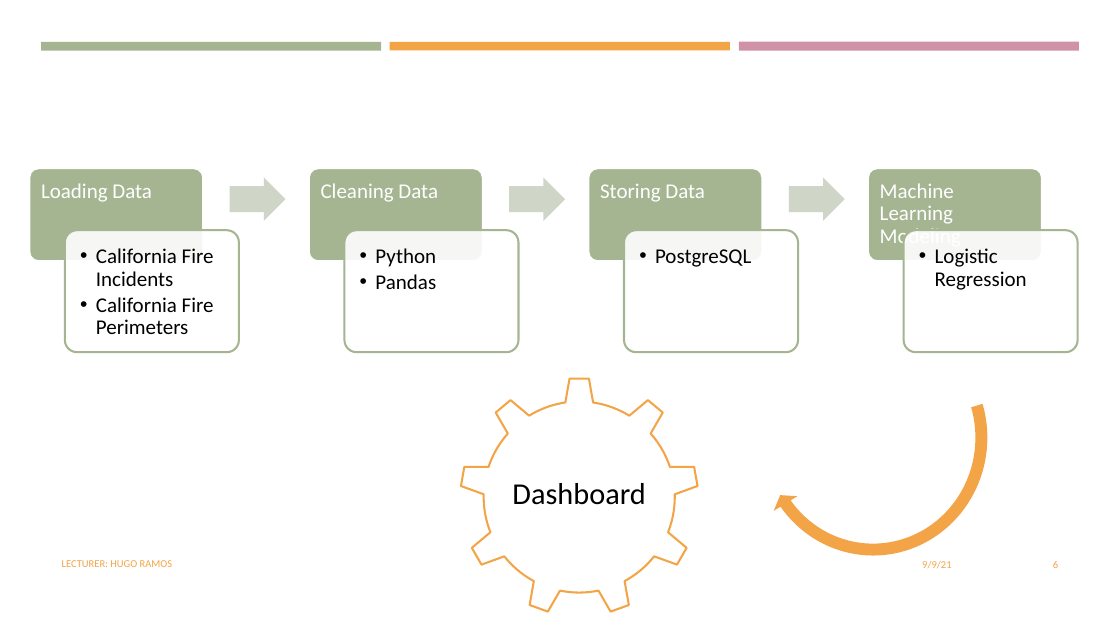
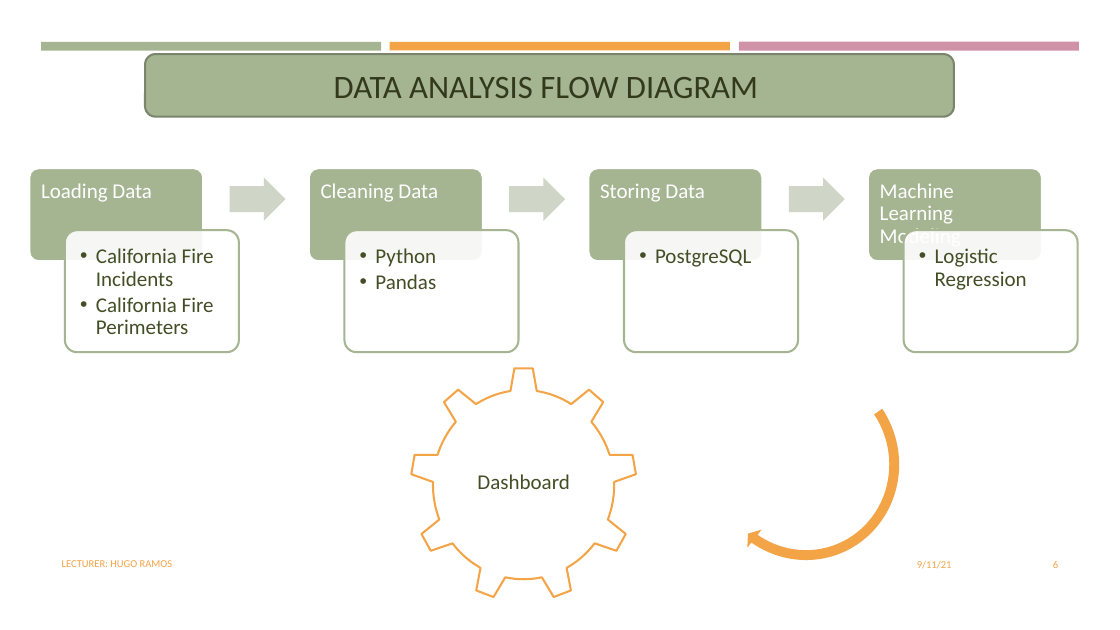
Before and after one commit to dhivyapadmanaban/California_Wildfires, a slide deck: slide 6 of Presentation/California_WildFire.pptx. Drawn at 1120x630 pixels with LibreOffice and Linux fonts; fonts in the diff are those of the drawing. Boxes give left, top, right and bottom in pixels: in the first picture for what was removed or moved away, otherwise in the second. Text is boxed around its words. In the diff, an @@ line names an element or a change of style, - is before the commit and + after.

```diff
--- a/Presentation/California_WildFire.pptx
+++ b/Presentation/California_WildFire.pptx
@@ rounded rectangle added at (145, 54, 954, 117), fill #A5B592, outline #7A866C 1.75 pt, 28 pt, text #333A1C @@
+DATA ANALYSIS FLOW DIAGRAM
@@ text colour #000000 to #444D26 in 4 elements at (96, 248, 214, 334), (375, 248, 436, 289), (655, 249, 751, 267), (935, 248, 1027, 290) @@
@@ circular arrow at (675, 331, 934, 594): proportions changed; rotation 90 to 71 degrees @@
@@ gear: place and size @@
-gear at (460, 378, 698, 617)
+gear at (411, 367, 638, 602)
@@ text "Dashboard": place and size @@
-text "Dashboard" at (512, 483, 646, 505)
+text "Dashboard" at (477, 474, 569, 489)
@@ text "Dashboard" at (477, 474, 569, 489): size 26 to 18 pt, text colour #000000 to #444D26; less space between paragraphs @@
@@ text at (917, 561, 952, 569): text changed @@
-9/9/21
+9/11/21
```
Also in this commit, not shown: 3 other slides changed, 1 slide added, 3 slides removed.
